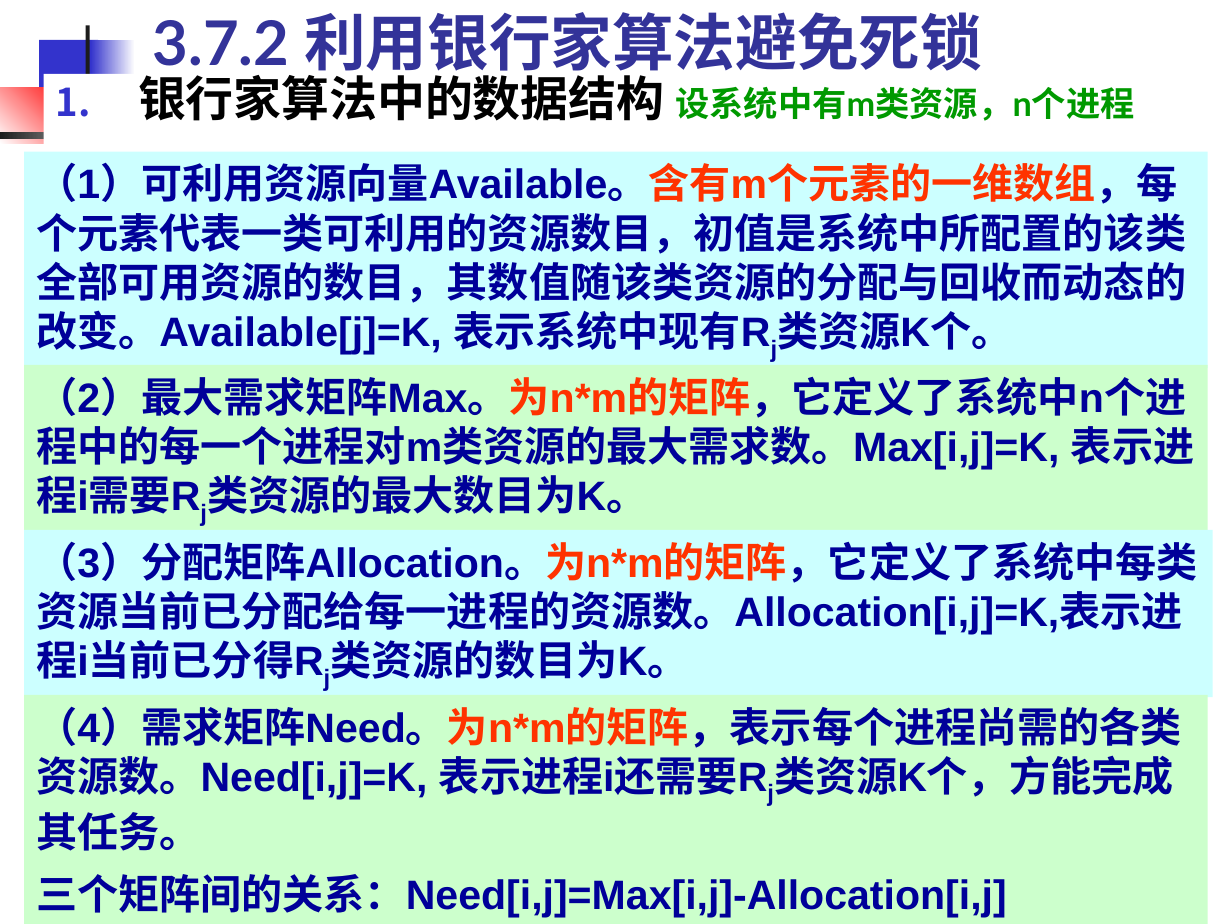
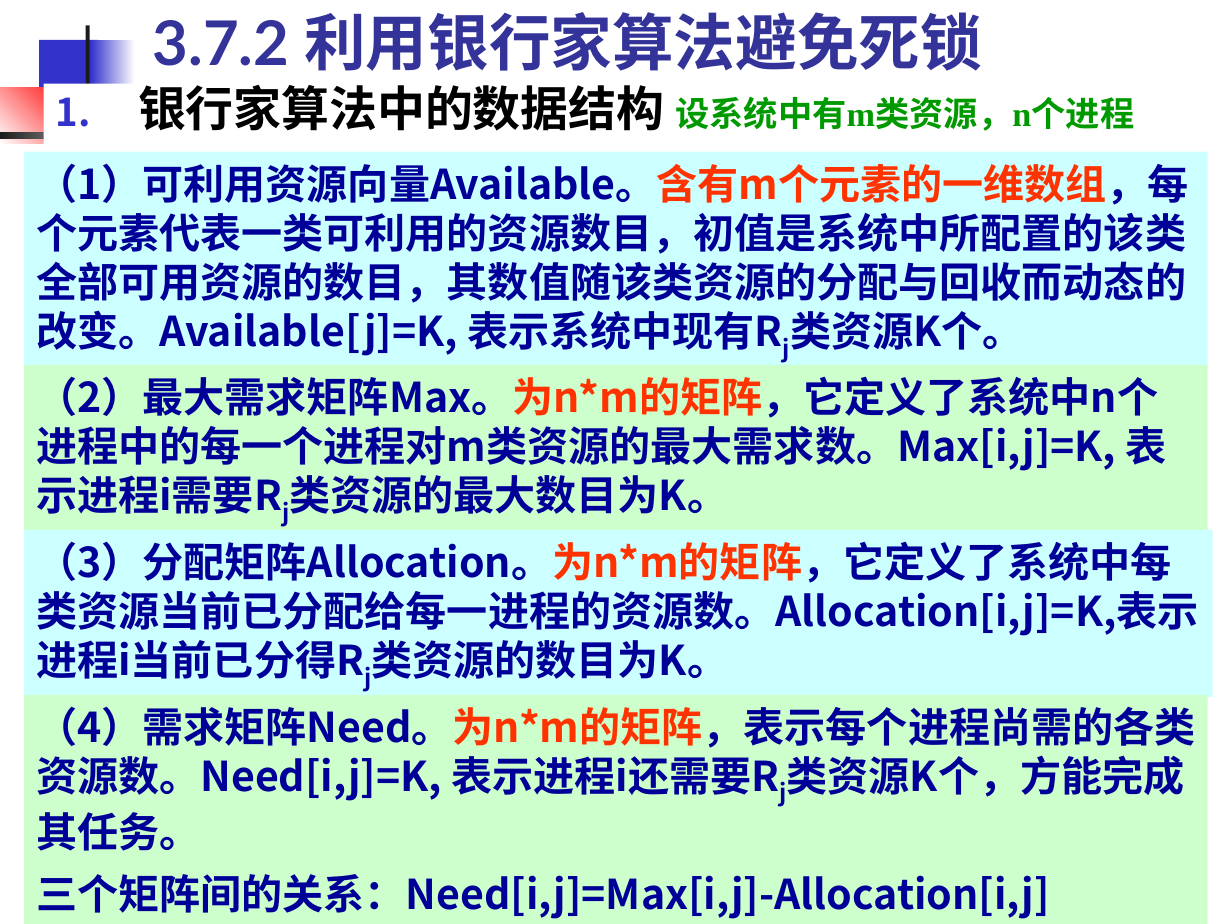
Before and after one commit to edu2act/course-OS, a slide deck: slide 103 of materials/slides/OS_Chap 3.ppt. Drawn at 1232x924 pixels with LibreOffice and Linux fonts; fonts in the diff are those of the drawing. Boxes give left, top, right and bottom in pixels: in the first picture for what was removed or moved away, otherwise in the second. Text is boxed around its words. In the diff, an @@ line names an element or a change of style, - is before the commit and + after.

```diff
--- a/materials/slides/OS_Chap 3.ppt
+++ b/materials/slides/OS_Chap 3.ppt
@@ text "银行家算法中的数据结构 设系统中有m类资源，n个进程": place and size @@
-text "银行家算法中的数据结构 设系统中有m类资源，n个进程" at <box>43,74,1232,161</box>
+text "银行家算法中的数据结构 设系统中有m类资源，n个进程" at <box>43,84,1232,171</box>
@@ text "银行家算法中的数据结构 设系统中有m类资源，n个进程" at <box>43,84,1232,171</box>: font Lato to Times New Roman @@
@@ rectangle removed at <box>55,97,112,161</box> @@
@@ rectangle removed at <box>106,97,155,161</box> @@
@@ font Arial to Noto Sans CJK SC in 4 elements at <box>25,152,1209,368</box>, <box>25,365,1209,532</box>, <box>25,530,1214,697</box>, <box>25,695,1209,924</box> @@
```
Also in this commit, not shown: 113 other slides changed, 7 other files.
